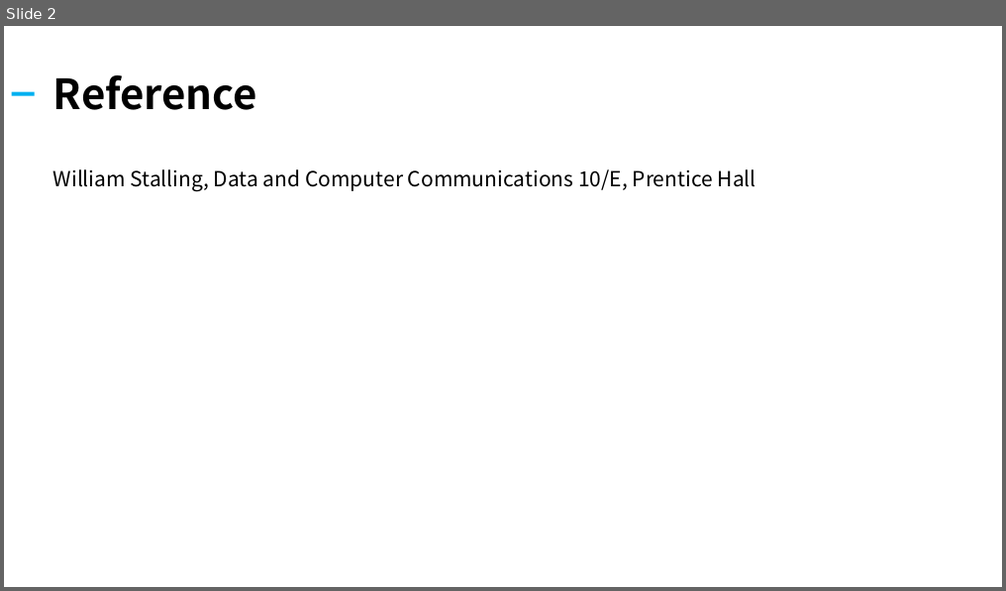
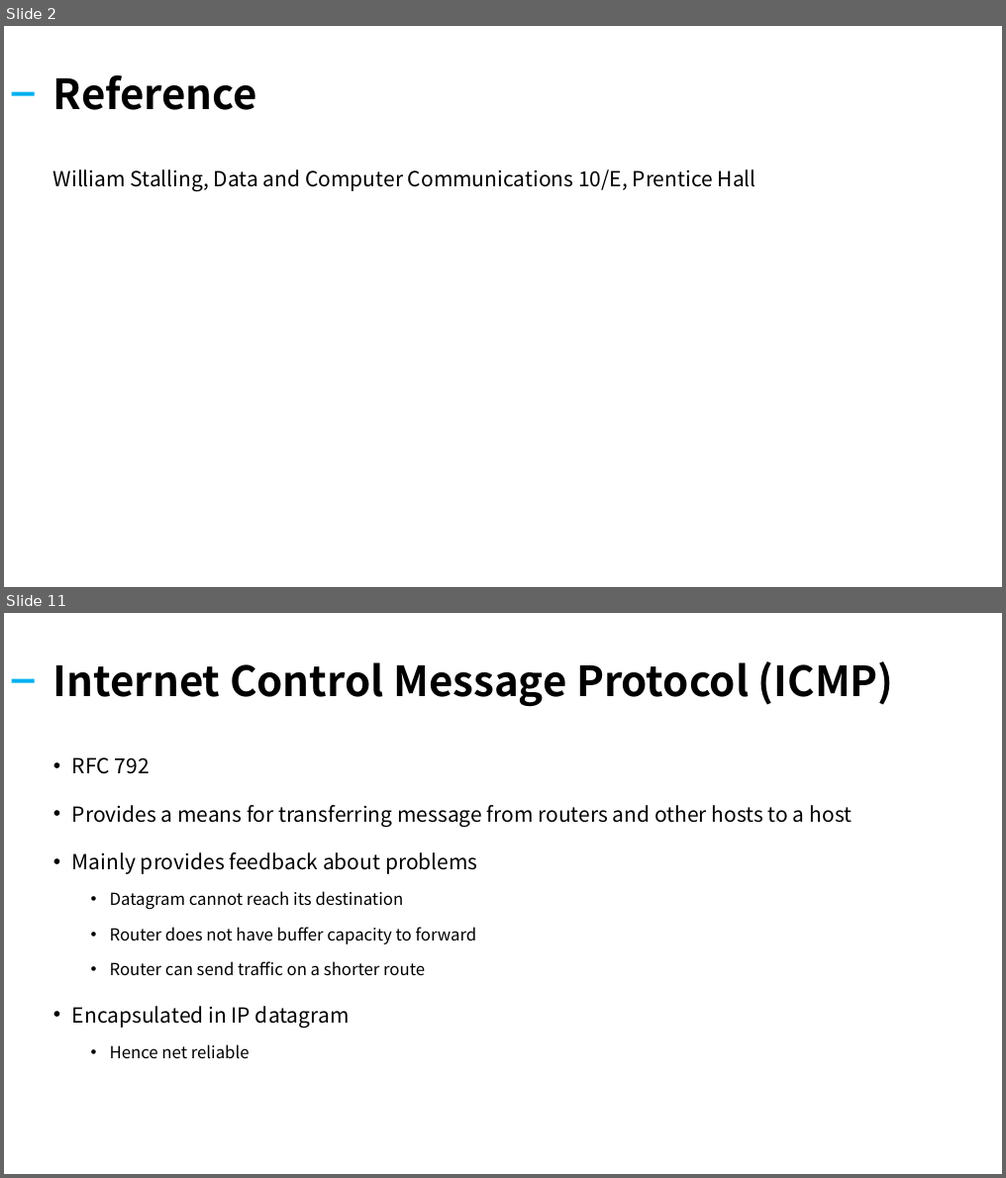
Before and after one commit to kiku99/AWS, a slide deck: Network/05. Network Internet Protocol (2).pptx. Shown one above the other, each under a label of ours: slide 2 before the commit, slides 2 and 11 after it; the slides between them are not shown. The pictures are 1006x591 and 1006x1178 pixels, drawn with LibreOffice and Linux fonts; fonts in the diff are those of the drawing. Boxes give left, top, right and bottom in pixels: in the first picture for what was removed or moved away, otherwise in the second. Text is boxed around its words. In the diff, an @@ line names an element or a change of style, - is before the commit and + after.

Commit message:
add : network internet protocol (2)

```diff
--- a/Network/05. Network Internet Protocol (2).pptx
+++ b/Network/05. Network Internet Protocol (2).pptx
@@ slide 11 added at <box>4,613,1002,1174</box>, background #FFFFFF @@
@@ title added at <box>54,662,894,707</box>, 40 pt, text #000000, bold @@
+Internet Control Message Protocol (ICMP)
@@ rectangle added at <box>12,679,35,682</box>, fill #00B0F0 @@
@@ text added at <box>72,758,852,1059</box>, 20 pt, text #000000 @@
+• RFC 792
+• Provides a means for transferring message from routers and other hosts to a host
+• Mainly provides feedback about problems
+  • Datagram cannot reach its destination
+  • Router does not have buffer capacity to forward
+  • Router can send traffic on a shorter route
+• Encapsulated in IP datagram
+  • Hence net reliable
```
Also in this commit, not shown: 1 slide changed, 22 other slides added, 16 slides removed, 1 other file.
